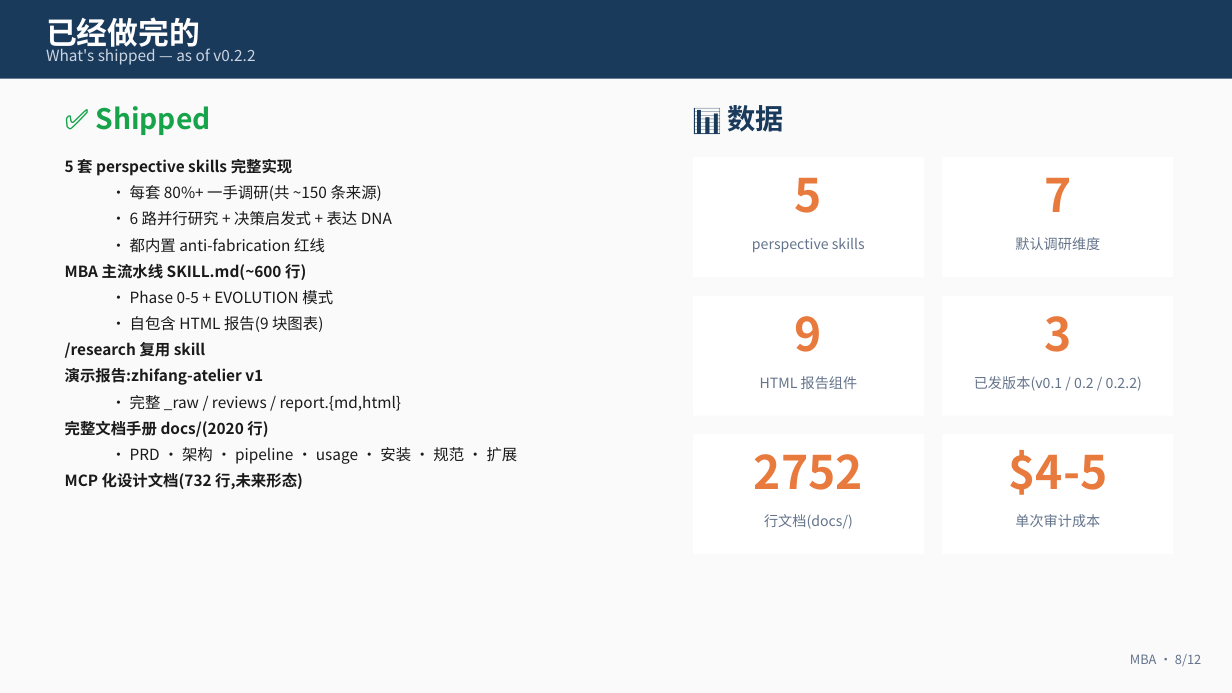
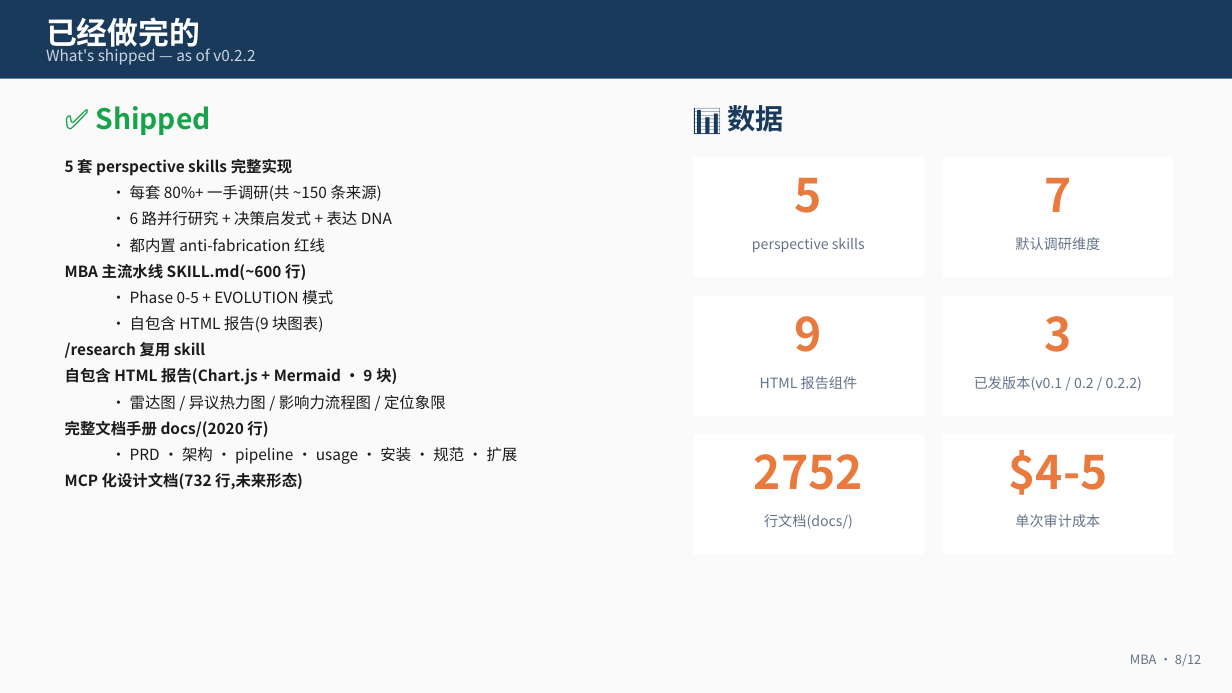
Before and after one commit to zhanglunet/mba, a slide deck: slide 8 of docs/hackathon/mba-hackathon-deck.pptx. Drawn at 1232x693 pixels with LibreOffice and Linux fonts; fonts in the diff are those of the drawing. Boxes give left, top, right and bottom in pixels: in the first picture for what was removed or moved away, otherwise in the second. Text is boxed around its words. In the diff, an @@ line names an element or a change of style, - is before the commit and + after.

```diff
--- a/docs/hackathon/mba-hackathon-deck.pptx
+++ b/docs/hackathon/mba-hackathon-deck.pptx
@@ text at (65,368,446,410): text changed; bold on @@
-演示报告:zhifang-atelier v1
-  • 完整 _raw / reviews / report.{md,html}
+自包含 HTML 报告(Chart.js + Mermaid · 9 块)
+  • 雷达图 / 异议热力图 / 影响力流程图 / 定位象限
```
Also in this commit, not shown: 1 other slide changed, 24 other files.
